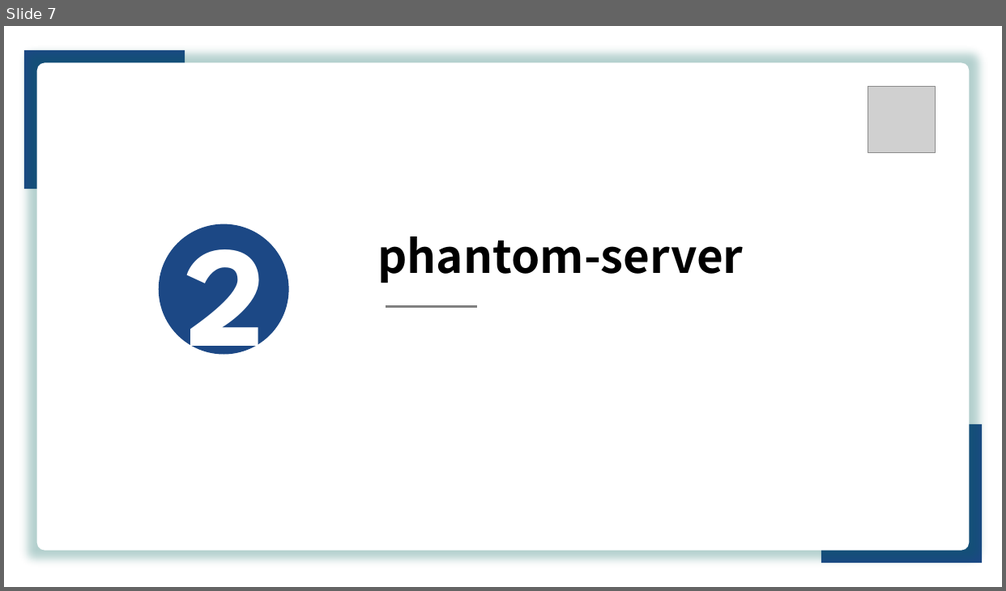
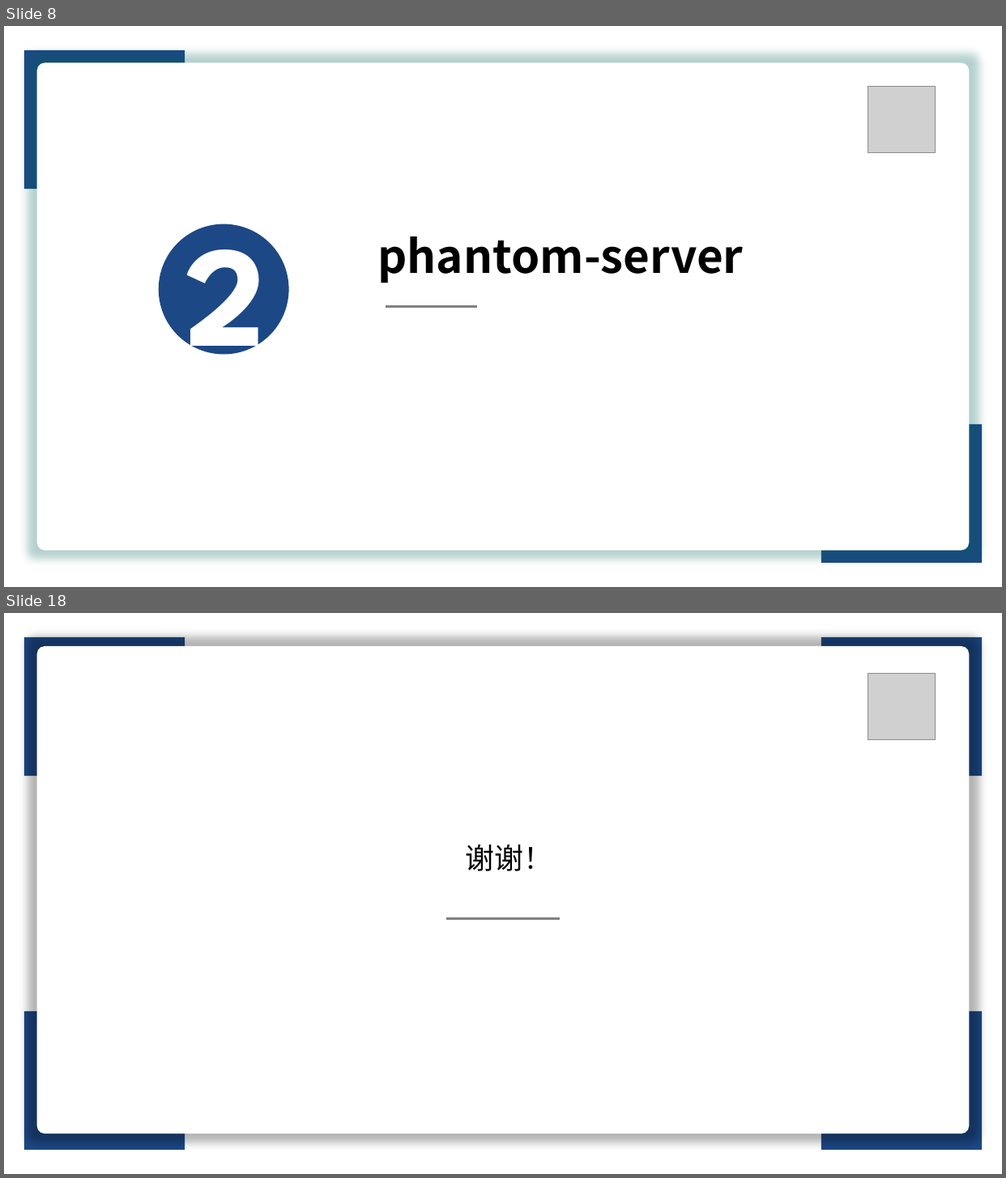
Before and after one commit to Capsfly/intern_share_info, a slide deck: 串讲.pptx. Shown one above the other, each under a label of ours: slide 7 before the commit, slides 8 and 18 after it; the slides between them are not shown. The pictures are 1006x591 and 1006x1178 pixels, drawn with LibreOffice and Linux fonts; fonts in the diff are those of the drawing; grey boxes stand for pictures. Boxes give left, top, right and bottom in pixels: in the first picture for what was removed or moved away, otherwise in the second. Text is boxed around its words. In the diff, an @@ line names an element or a change of style, - is before the commit and + after.

```diff
--- a/串讲.pptx
+++ b/串讲.pptx
@@ slide 18 added at [4, 613, 1002, 1174], background #FFFFFF @@
@@ rectangle added at [24, 637, 185, 776], fill #1C4885 @@
@@ rounded rectangle added at [37, 646, 969, 1134], fill #FFFFFF @@
@@ rectangle added at [821, 637, 982, 776], fill #1C4885 @@
@@ picture added at [868, 673, 936, 739] @@
@@ text added at [465, 845, 552, 871], 28 pt, text #000000 @@
+谢谢！
@@ line added from (446, 919) to (560, 919), #808080 2 pt @@
@@ rectangle added at [24, 1012, 185, 1150], fill #1C4885 @@
@@ rectangle added at [821, 1012, 982, 1150], fill #1C4885 @@
@@ what was slide 7 is now slide 8 @@
```
Also in this commit, not shown: 6 slides changed, 9 other slides added, 5 slides removed, 1 other file.
